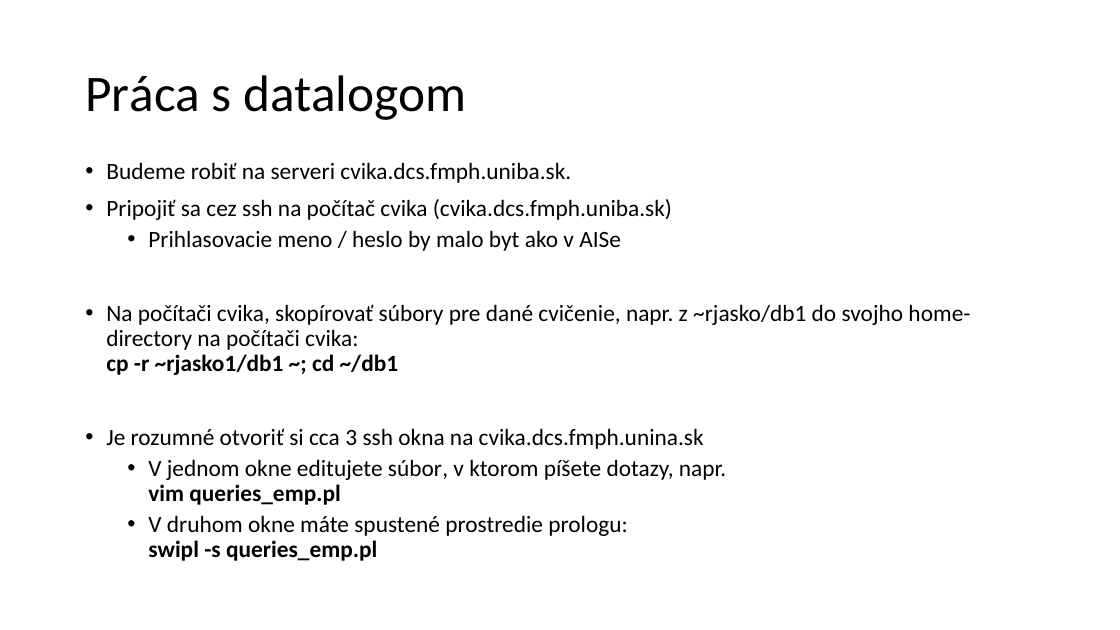
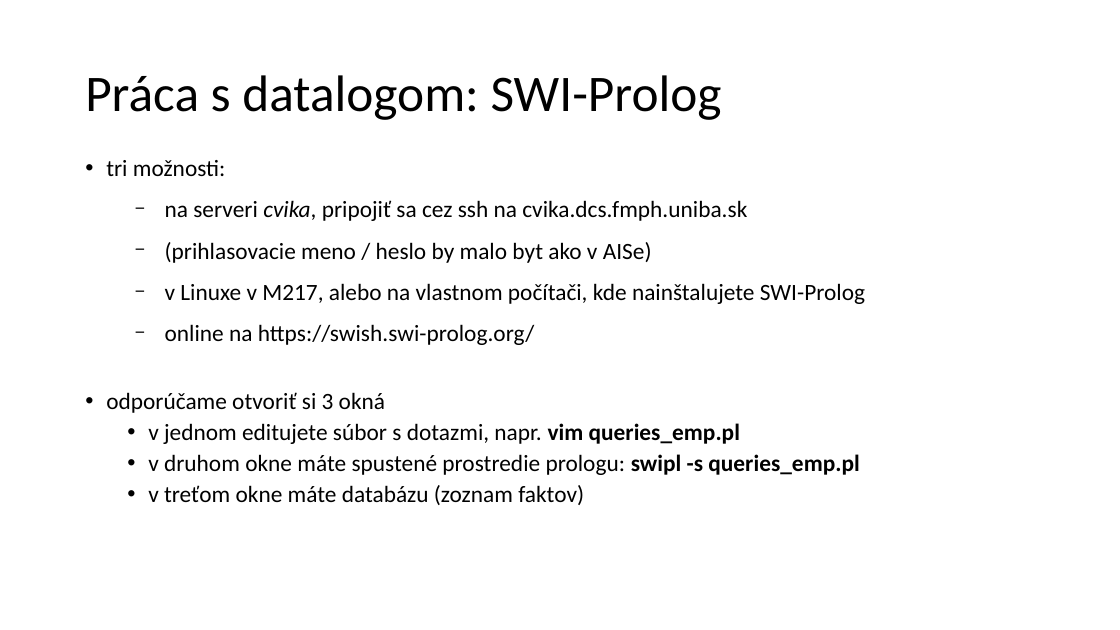
Before and after one commit to janmazak/db_praktikum, a slide deck: slide 4 of materialy/02/datalog.pptx (slide 6 before the commit). Drawn at 1120x630 pixels with LibreOffice and Linux fonts; fonts in the diff are those of the drawing. Boxes give left, top, right and bottom in pixels: in the first picture for what was removed or moved away, otherwise in the second. Text is boxed around its words. In the diff, an @@ line names an element or a change of style, - is before the commit and + after.

```diff
--- a/materialy/02/datalog.pptx
+++ b/materialy/02/datalog.pptx
@@ text at [85,75,722,120]: text changed @@
-Práca s datalogom
+Práca s datalogom: SWI-Prolog
@@ text at [106,160,865,505]: text changed @@
-• Budeme robiť na serveri cvika.dcs.fmph.uniba.sk.
-• Pripojiť sa cez ssh na počítač cvika (cvika.dcs.fmph.uniba.sk)
-  • Prihlasovacie meno / heslo by malo byt ako v AISe
-• Na počítači cvika, skopírovať súbory pre dané cvičenie, napr. z ~rjasko/db1 do svojho home-directory na počítači cvika:
-  cp -r ~rjasko1/db1 ~; cd ~/db1
-• Je rozumné otvoriť si cca 3 ssh okna na cvika.dcs.fmph.unina.sk
-  • V jednom okne editujete súbor, v ktorom píšete dotazy, napr.
-    vim queries_emp.pl
-  • V druhom okne máte spustené prostredie prologu:
-    swipl -s queries_emp.pl
+• tri možnosti:
+  − na serveri cvika, pripojiť sa cez ssh na cvika.dcs.fmph.uniba.sk
+  − (prihlasovacie meno / heslo by malo byt ako v AISe)
+  − v Linuxe v M217, alebo na vlastnom počítači, kde nainštalujete SWI-Prolog
+  − online na https://swish.swi-prolog.org/
+• odporúčame otvoriť si 3 okná
+  • v jednom editujete súbor s dotazmi, napr. vim queries_emp.pl
+  • v druhom okne máte spustené prostredie prologu: swipl -s queries_emp.pl
+  • v treťom okne máte databázu (zoznam faktov)
```
Also in this commit, not shown: 5 other slides changed, 2 slides added, 4 slides removed, 22 other files.
